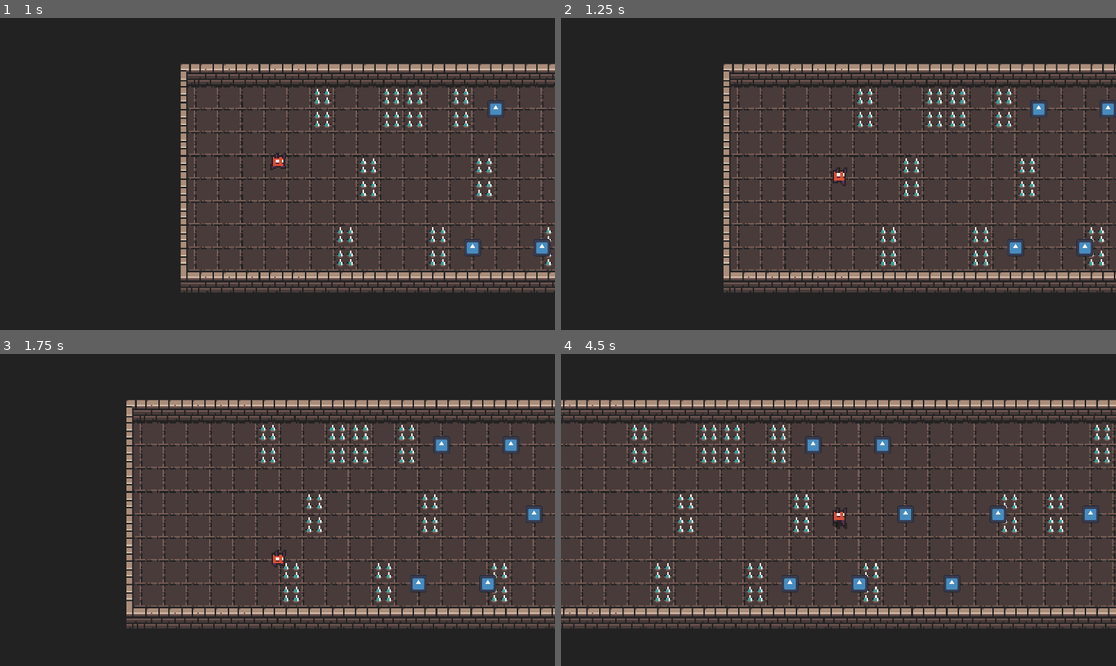
Above: before the commit, frames 1-4 (two rows, left to right).
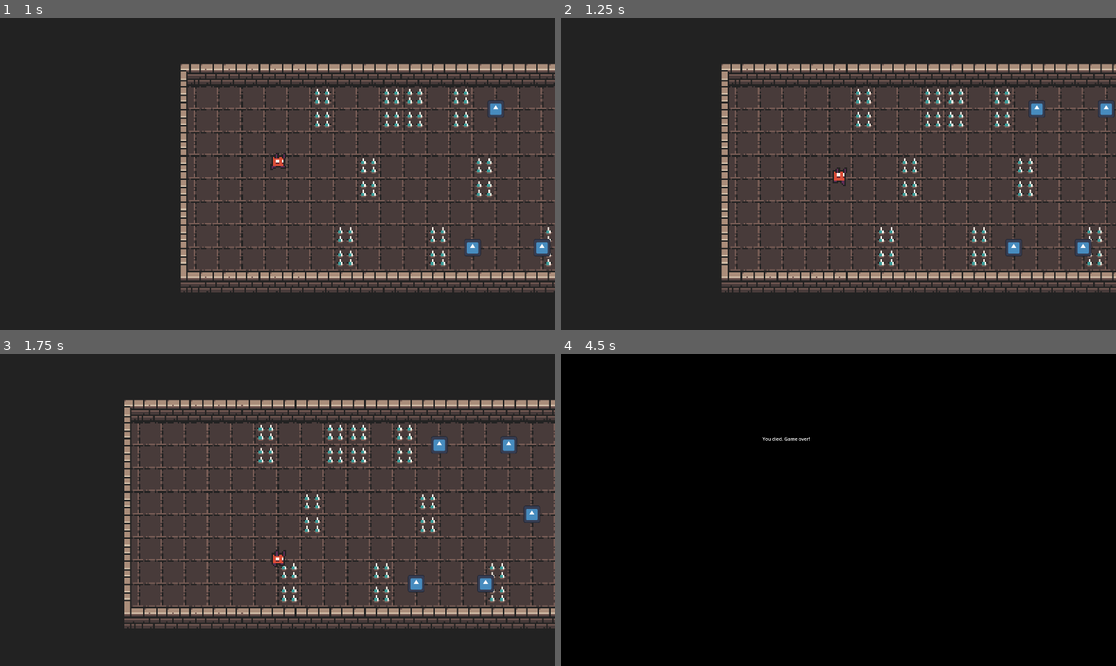
Above: after the commit, the same moments.

Repository: fericfl/escape-the-hell
Game: Godot game, scene res://Scenes/infinite_run.tscn
The game is run twice, just before and just after one commit, with the same random seed, the same clock (stepped at 60 frames per second) and the same inputs. The engine's default icon, where the game draws it, is replaced by a stand-in: a white triangle on a blue panel in a dark square.
Inputs (mouse positions are in pixels of both pictures, inside the frame that each line leads up to):
- Up to frame 1 (1 s): move the mouse to (399, 158) at 0.52 s; hold D (move_right) from 0.53 s (still down); click (399, 158) at 0.6 s; tap Space (jump) at 0.77 s
- Up to frame 2 (1.25 s): keep holding D (move_right)
- Up to frame 3 (1.75 s): move the mouse to (166, 525) at 1.27 s; release D (move_right) at 1.28 s; hold S (change_lane_down) from 1.28 s (still down); click (166, 525) at 1.35 s; tap Space (jump) at 1.52 s
- Up to frame 4 (4.5 s): move the mouse to (894, 441) at 2.02 s; release S (change_lane_down) at 2.03 s; hold D (move_right) 2.03-2.78 s; click (894, 441) at 2.1 s; move the mouse to (810, 572) at 2.77 s; hold W (change_lane_up) 2.78-3.53 s; click (810, 572) at 2.85 s; tap Space (jump) at 3.02, 3.77 s; move the mouse to (1005, 556) at 3.52 s; hold A (move_left) from 3.53 s (still down); click (1005, 556) at 3.6 s; move the mouse to (672, 463) at 4.27 s; click (672, 463) at 4.35 s

Frame 1 is identical in both runs. In frame 2, 12% of the frame differs, in the area x 28-100%, y 14-88%; in frame 3, 13%; in frame 4, 100%, in the area x 0-100%, y 0-100%.

Commit message:
Added more Astar to enemies, still have to debug or add cases

Diff:
--- a/Scenes/boss.tscn
+++ b/Scenes/boss.tscn
@@ -61,6 +61,7 @@
 shape = SubResource("RectangleShape2D_ukjjc")
 
 [node name="bullet" parent="." instance=ExtResource("3_cxrok")]
+position = Vector2(0, -10)
 
 [node name="AnimationPlayer" type="AnimationPlayer" parent="."]
 libraries = {
--- a/Scenes/hidden_enemy.tscn
+++ b/Scenes/hidden_enemy.tscn
@@ -7,9 +7,9 @@
 size = Vector2(10, 13)
 
 [sub_resource type="RectangleShape2D" id="RectangleShape2D_gvqik"]
-size = Vector2(62, 58)
+size = Vector2(122, 90)
 
-[node name="Hidden_Enemy" type="CharacterBody2D" node_paths=PackedStringArray("animation_player")]
+[node name="Hidden_Enemy" type="CharacterBody2D" node_paths=PackedStringArray("animation_player") groups=["Enemies"]]
 script = ExtResource("1_e41xn")
 animation_player = NodePath("AnimationPlayer")
 
@@ -31,8 +31,7 @@
 [node name="CollisionShape2D" type="CollisionShape2D" parent="LightAreaDetectorArea2D"]
 shape = SubResource("RectangleShape2D_gvqik")
 
-[node name="AwarenessArea2D" type="Area2D" parent="."]
-visible = false
+[node name="AwarenessArea2D" type="Area2D" parent="." groups=["Enemies"]]
 
 [node name="CollisionShape2D" type="CollisionShape2D" parent="AwarenessArea2D"]
 shape = SubResource("RectangleShape2D_gvqik")
--- a/Scenes/player_scroller.tscn
+++ b/Scenes/player_scroller.tscn
@@ -81,3 +81,8 @@
 
 [node name="CollisionShape2D" type="CollisionShape2D" parent="Area2D" groups=["Player"]]
 shape = SubResource("RectangleShape2D_l1yfg")
+
+[node name="ElapsedTime" type="Timer" parent="."]
+autostart = true
+
+[connection signal="timeout" from="ElapsedTime" to="." method="_on_elapsed_time_timeout"]
--- a/Scripts/astar_manager.gd
+++ b/Scripts/astar_manager.gd
@@ -4,26 +4,26 @@
 
 var astar := AStar2D.new()
 var cell_size := Vector2(16,16)
+var pos_to_id : Dictionary = {}
 
-func build_from_maze(maze: Array, tilemap: TileMap):
+func build_from_maze(maze: Array, tilemap: TileMapLayer):
 	astar.clear()
+	pos_to_id.clear()
 	var point_id := 0
-	var pos_to_id := {}
 
 	for y in range(maze.size()):
 		for x in range(maze[y].size()):
 			if maze[y][x]:
 				var cell = Vector2i(x,y)
-				var world_pos = tilemap.map_to_world(cell) + tilemap.cell_size / 2
+				var world_pos = tilemap.map_to_local(cell) + Vector2(16,16) / 2
 				astar.add_point(point_id, world_pos)
 				pos_to_id[cell] = point_id
 				point_id += 1
 
 	for cell in pos_to_id.keys():
 		var id = pos_to_id[cell]
-		for offset in [Vector2i(0, -1), Vector2i(-1, 0), Vector2i(1, 0)]:
+		for offset in [Vector2i(0, -1), Vector2i(0, 1), Vector2i(-1, 0), Vector2i(1, 0)]:
 			var neighbor = cell + offset
 			if pos_to_id.has(neighbor):
 				var neighbor_id = pos_to_id[neighbor]
-				if not astar.are_points_connected(id, neighbor_id):
-					astar.connect_points(id, neighbor_id)
+				astar.connect_points(id, neighbor_id)
--- a/Scripts/boss.gd
+++ b/Scripts/boss.gd
@@ -3,12 +3,13 @@
 signal boss_defeated
 
 @export var move_speed = 10
-@export var shoot_cooldown: float = 1.5
 @export var bullet_scene: PackedScene
-@export var max_hits: int = 5
 @export var animation_player: AnimationPlayer
 
 var next_scene = preload("res://Scenes/infinite_run.tscn")
+var max_hits: int = RunProgress.get_current_boss_hits()
+var shoot_cooldown = RunProgress.get_current_tbsb()
+var no_of_shots = RunProgress.get_current_total_rounds_fired_boss()
 var player: CharacterBody2D = null
 var shoot_timer: float = 0.0
 var current_hits: int = 0
@@ -41,7 +42,7 @@
 	if is_dead:
 		return
 
-	current_hits += 1
+	current_hits += 25
 	print("Boss hit! Hits:", current_hits, "/", max_hits)
 
 	if current_hits >= max_hits:
@@ -51,6 +52,7 @@
 	is_dead = true
 	print("Boss defeated!")
 
+	RunProgress.rounds_completed += 1
 	emit_signal("boss_defeated")
 	queue_free()
 
@@ -60,12 +62,29 @@
 		push_error("No bullet scene assigned to boss!")
 		return
 
-	animation_player.play("shoot")
-	var bullet = bullet_scene.instantiate()
-	bullet.bullet_owner = "Boss"
-	get_parent().add_child(bullet)
-
-	bullet.global_position = global_position
+	var cone_angle := deg_to_rad(45)
+	var angle_step := 0.0
+	if no_of_shots > 1:
+		angle_step = cone_angle / (no_of_shots - 1)
 
 	var dir_to_player = (player.global_position - global_position).normalized()
-	bullet.set_direction(dir_to_player)
+	var base_angle = dir_to_player.angle() - cone_angle / 2
+
+	animation_player.play("shoot")
+	if no_of_shots > 1:
+		for i in no_of_shots:
+			var bullet = bullet_scene.instantiate()
+			bullet.bullet_owner = "Boss"
+			get_parent().add_child(bullet)
+			bullet.global_position = global_position + Vector2(0, -20)
+
+			var angle = base_angle + i * angle_step
+			var spread_direction = Vector2.RIGHT.rotated(angle)
+			bullet.set_direction(spread_direction)
+	else:
+		var bullet = bullet_scene.instantiate()
+		bullet.bullet_owner = "Boss"
+		get_parent().add_child(bullet)
+		bullet.global_position = global_position + Vector2(0, -20)
+
+		bullet.set_direction(dir_to_player)
--- a/Scripts/hidden_enemy.gd
+++ b/Scripts/hidden_enemy.gd
@@ -8,11 +8,15 @@
 @export var spawn_delay: float = 1.0
 @export var player: CharacterBody2D
 
+
 var spawn_delay_timer: float = 0.0
 var can_start = false
 enum State {IDLE, HIDE, CHASE, ATTACK}
 var state: State = State.IDLE
 var nearby_allies: Array = []
+
+var path: Array = []
+var current_path_index := 0
 
 @onready var ray = $RayCast2D
 @onready var awarness_area = $AwarenessArea2D
@@ -54,19 +58,60 @@
 			state = State.HIDE
 
 func hide_behavior():
-	var dir = (global_position - player.global_position).normalized()
-	velocity = dir * move_speed
-	move_and_slide()
-	#animation_player.play("hide")
+	if path.is_empty() or current_path_index >= path.size():
+		_find_hide_path()
+
+	if current_path_index < path.size():
+		var target_point = path[current_path_index]
+		if global_position.distance_to(target_point) < 4:
+			current_path_index += 1
+		else:
+			var dir = (target_point - global_position).normalized()
+			velocity = dir * move_speed
+			move_and_slide()
 
 func chase_player():
-	var dir = (player.global_position - global_position).normalized()
-	velocity = dir * move_speed
-	move_and_slide()
-	#animation_player.play("run")
+	if path.is_empty() or current_path_index >= path.size():
+		_find_path_to_player()
+
+	if current_path_index < path.size():
+		var target_point = path[current_path_index]
+		if global_position.distance_to(target_point) < 4:
+			current_path_index += 1
+		if current_path_index < path.size():
+			var dir = (target_point - global_position).normalized()
+			velocity = dir * move_speed
+			move_and_slide()
 
 	if global_position.distance_to(player.global_position) <= attack_range:
 		state = State.ATTACK
+
+func _find_path_to_player():
+	var astar = AstarManager.astar
+	var start = astar.get_closest_point(global_position)
+	var end = astar.get_closest_point(player.global_position)
+
+	if astar.has_point(start) and astar.has_point(end):
+		path = astar.get_point_path(start, end)
+		current_path_index = 0
+
+func _find_hide_path():
+	var furthest_point = null
+	var max_distance = -1.0
+	var player_pos = player.global_position
+
+	for point_id in AstarManager.astar.get_point_ids():
+		var point_pos = AstarManager.astar.get_point_position(point_id)
+		var dist = point_pos.distance_to(player_pos)
+
+		if dist > max_distance:
+			max_distance = dist
+			furthest_point = point_id
+
+	if furthest_point != null:
+		var start = AstarManager.astar.get_closest_point(global_position)
+		path = AstarManager.astar.get_point_path(start, furthest_point)
+		current_path_index = 0
 
 func attack_player():
 	velocity = Vector2.ZERO
@@ -76,15 +121,18 @@
 		state = State.CHASE
 
 func can_see_player() -> bool:
-	var direction = player.global_position - global_position
-	ray.target_position = direction
-	ray.force_raycast_update()
-	if not player:
-		return false
-	if ray.is_colliding():
-		var hit = ray.get_collider()
-		return hit == player
-	return false
+	#var direction = player.global_position - global_position
+	#ray.target_position = direction
+	#ray.force_raycast_update()
+	#if not player:
+		#return false
+	#if ray.is_colliding():
+		#var hit = ray.get_collider()
+		#return hit == player
+	#return false
+	var start = AstarManager.astar.get_closest_point(global_position)
+	var end = AstarManager.astar.get_closest_point(player.global_position)
+	return start == end or AstarManager.astar.has_point(end)
 
 func get_nearby_ally_count() -> int:
 	var count = 0
@@ -96,6 +144,8 @@
 func _on_Area2D_body_entered(body):
 	if body.is_in_group("Enemies"):
 		nearby_allies.append(body)
+		print("I found a friend! ", nearby_allies.size())
+
 
 func _on_Area2D_body_exited(body):
 	nearby_allies.erase(body)
--- a/Scripts/light_maze.gd
+++ b/Scripts/light_maze.gd
@@ -6,7 +6,7 @@
 
 var next_room = "res://Scenes/boss_room.tscn"
 var enemy_scene = preload("res://Scenes/hidden_enemy.tscn")
-const MAZE_SIZE = Vector2i(80,25)
+const MAZE_SIZE = Vector2i(25,25)
 const FLOOR_TILES = [Vector2i(1,0), Vector2i(0,0), Vector2i(2,0), Vector2i(1,1)]
 const TERRAIN_SET = 0
 const WALL_TERRAIN_ID = 0
@@ -24,6 +24,7 @@
 func _ready():
 	randomize()
 	generate_maze()
+	AstarManager.build_from_maze(maze, floor_tilemap)
 	spawn_player()
 	spawn_enemies()
 
--- a/Scripts/player_scroller.gd
+++ b/Scripts/player_scroller.gd
@@ -2,12 +2,11 @@
 
 signal score_threshold_reached
 
-@export var NORMAL_SPEED = 50
+@export var START_SPEED = 50
 @export var SLOW_SPEED = 15
 @export var lives: int = 3
 @export var JUMP_HEIGHT = 12
 @export var JUMP_DURATION = 0.5
-@export var score_threshold: int  = 500
 @export var endgame_scene: PackedScene
 @export var animation_player: AnimationPlayer
 @export var sprite: Sprite2D
@@ -15,19 +14,22 @@
 @export var SPIKE_TILE = Vector2i(3, 3)
 @onready var shadow = $Shadow
 
+var score_threshold: int  = RunProgress.get_current_score_threshold()
 const LANE_HEIGHT = 32
 const LANES = [96, 144, 192]
 var current_lane = 1
 var is_jumping = false
 var jump_timer = 0.0
 var original_y = 0.0
-var current_speed = NORMAL_SPEED
+var current_speed = START_SPEED
 var did_hit_spike = false
 var target_y: float = 0.0
 var souls = 0
 var score = 0
 var last_x = 0
 var score_threshold_reached_emitted = false
+var speed_increment = 5
+var max_speed = 300
 
 func _ready():
 	position.y = LANES[current_lane]
@@ -46,6 +48,7 @@
 		score += moved_distance
 		last_x = int(global_position.x)
 	if score >= score_threshold and not score_threshold_reached_emitted:
+		RunProgress.add_total_souls_collected(souls)
 		emit_signal("score_threshold_reached")
 		score_threshold_reached_emitted = true
 	# Jump logic
@@ -118,8 +121,14 @@
 				get_tree().change_scene_to_packed(endgame_scene)
 	else:
 		did_hit_spike = false
-		current_speed = NORMAL_SPEED
+		current_speed = START_SPEED
 
-func _on_area_entered(area: Area2D) -> void:
+func _on_area_entered(_area: Area2D) -> void:
+	score += 100
 	souls += 1
 	print("Souls: ", souls)
+
+
+func _on_elapsed_time_timeout() -> void:
+	if current_speed < max_speed:
+		current_speed += speed_increment
--- a/Scripts/run_progress.gd
+++ b/Scripts/run_progress.gd
@@ -1 +1,27 @@
 extends Node
+
+var base_score_threshold := 1000
+var base_boss_hits := 100
+var souls_collected := 0
+var rounds_completed := 2
+var time_between_shots_boss: float = 1.5
+var total_rounds_fired_boss := 1
+var player_health := 3
+
+func get_current_total_rounds_fired_boss() -> int:
+	return total_rounds_fired_boss + (rounds_completed * 2)
+
+func get_current_tbsb() -> float:
+	return time_between_shots_boss - (rounds_completed * 0.10)
+
+func get_current_score_threshold() -> int:
+	return base_score_threshold + (rounds_completed * 150)
+
+func get_current_boss_hits() -> int:
+	return base_boss_hits + (rounds_completed * 50)
+
+func get_total_souls_collected() -> int:
+	return souls_collected
+
+func add_total_souls_collected(collected_souls: int) -> void:
+	souls_collected += collected_souls
--- a/project.godot
+++ b/project.godot
@@ -35,6 +35,7 @@
 Player=""
 Boss=""
 Wall=""
+Enemies=""
 
 [input]
 
